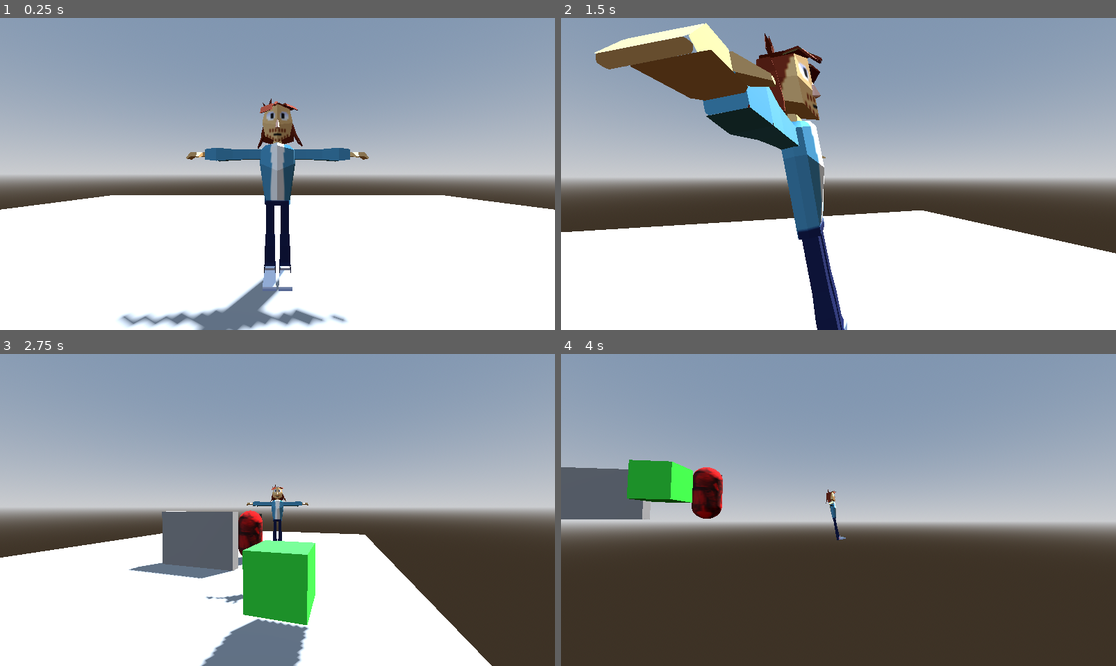
Above: before the commit, frames 1-4 (two rows, left to right).
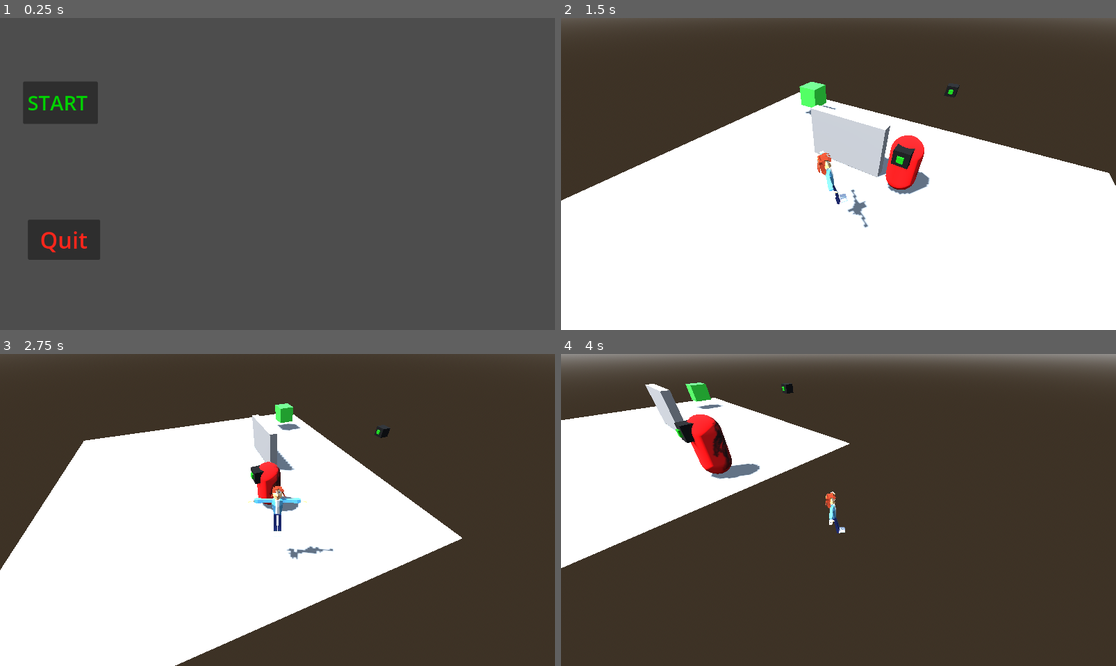
Above: after the commit, the same moments.

Repository: UltraWobbles/TripleHeroT
Game: Godot game, scene res://Scenes/MainMenu.tscn
Two runs of this game, one before a commit and one after it. Both use one fixed random seed, a clock stepped at 60 frames per second and the inputs below. Before the commit the project starts from res://Scenes/scene_1.tscn.
Inputs (mouse positions are in pixels of both pictures, inside the frame that each line leads up to):
- Up to frame 1 (0.25 s): no input
- Up to frame 2 (1.5 s): click (622, 102) at 0.5 s, where only the run after the commit has a clickable "START"; tap Enter (ui_accept) at 1.25 s; move the mouse to (866, 174) at 1.27 s; hold D (right) from 1.28 s (still down); tap W (foward) at 1.35 s
- Up to frame 3 (2.75 s): tap Enter (ui_accept) at 1.52, 2.27 s; move the mouse to (249, 510) at 2.02 s; release D (right) at 2.03 s; hold S (back) from 2.03 s (still down); click (249, 510) at 2.1 s
- Up to frame 4 (4 s): move the mouse to (849, 503) at 2.77 s; release S (back) at 2.78 s; hold Tab (toggle_mouse_capture) 2.78-3.53 s; hold D (right) from 2.78 s (still down); move the mouse to (810, 572) at 3.52 s; tap Mouse wheel down (wheel_down) at 3.6 s; tap Enter (ui_accept) at 3.77 s

The runs differ from the first frame. In frame 1, 97% of the frame differs, in the area x 0-100%, y 0-100%; in frame 2, 65%; in frame 3, 74%; in frame 4, 60%.

Commit message:
I added the main menu and two buttons, the start and quit button. Both work as intended and work wonderfully.
Start and quit button wobbly edits

Diff:
--- a/hero-game/Scenes/MainMenu.tscn
+++ b/hero-game/Scenes/MainMenu.tscn
@@ -1,6 +1,9 @@
 [gd_scene format=3 uid="uid://bfo8tkqjopkvq"]
 
-[node name="Node2D" type="Node2D" unique_id=463469192]
+[ext_resource type="Script" uid="uid://bs6kt3jww7gc7" path="res://Scripts/main_menu.gd" id="1_tt5f1"]
+
+[node name="MainMenu" type="Node2D" unique_id=463469192]
+script = ExtResource("1_tt5f1")
 
 [node name="ButtonManager" type="Control" parent="." unique_id=523437591]
 layout_mode = 3
@@ -16,10 +19,29 @@
 anchor_top = 0.5
 anchor_right = 0.5
 anchor_bottom = 0.5
-offset_left = 530.0
-offset_top = 270.0
-offset_right = 685.0
-offset_bottom = 358.0
+offset_left = 28.0
+offset_top = 112.0
+offset_right = 183.0
+offset_bottom = 200.0
 grow_horizontal = 2
 grow_vertical = 2
+theme_override_colors/font_color = Color(0, 0.83137256, 0, 1)
+theme_override_colors/font_pressed_color = Color(0, 0.5529412, 1, 1)
+theme_override_colors/font_hover_color = Color(0.58431375, 1, 0, 1)
+theme_override_font_sizes/font_size = 42
 text = "START "
+
+[node name="Quit" type="Button" parent="ButtonManager" unique_id=525751548]
+layout_mode = 0
+offset_left = 58.0
+offset_top = 419.0
+offset_right = 208.0
+offset_bottom = 502.0
+theme_override_colors/font_color = Color(1, 0.15134397, 0.10833255, 1)
+theme_override_colors/font_pressed_color = Color(1, 0, 0.14117648, 1)
+theme_override_colors/font_hover_color = Color(0.4627451, 0, 0, 1)
+theme_override_font_sizes/font_size = 47
+text = "Quit"
+
+[connection signal="pressed" from="ButtonManager/Start" to="." method="_on_start_pressed"]
+[connection signal="pressed" from="ButtonManager/Quit" to="." method="_on_quit_pressed"]
--- /dev/null
+++ b/hero-game/Scripts/main_menu.gd
@@ -0,0 +1,10 @@
+extends Node2D
+
+
+#When The Start Button is pressed, it starts the game and switches to the game.
+func _on_start_pressed():
+	get_tree().change_scene_to_file("res://Scenes/scene_1.tscn")
+
+
+func _on_quit_pressed():
+	get_tree().quit()
--- a/hero-game/project.godot
+++ b/hero-game/project.godot
@@ -11,7 +11,7 @@
 [application]
 
 config/name="HeroGame"
-run/main_scene="res://Scenes/scene_1.tscn"
+run/main_scene="uid://bfo8tkqjopkvq"
 config/features=PackedStringArray("4.6", "GL Compatibility")
 config/icon="res://icon.svg"
 
Not shown, added: hero-game/Scripts/main_menu.gd.uid
